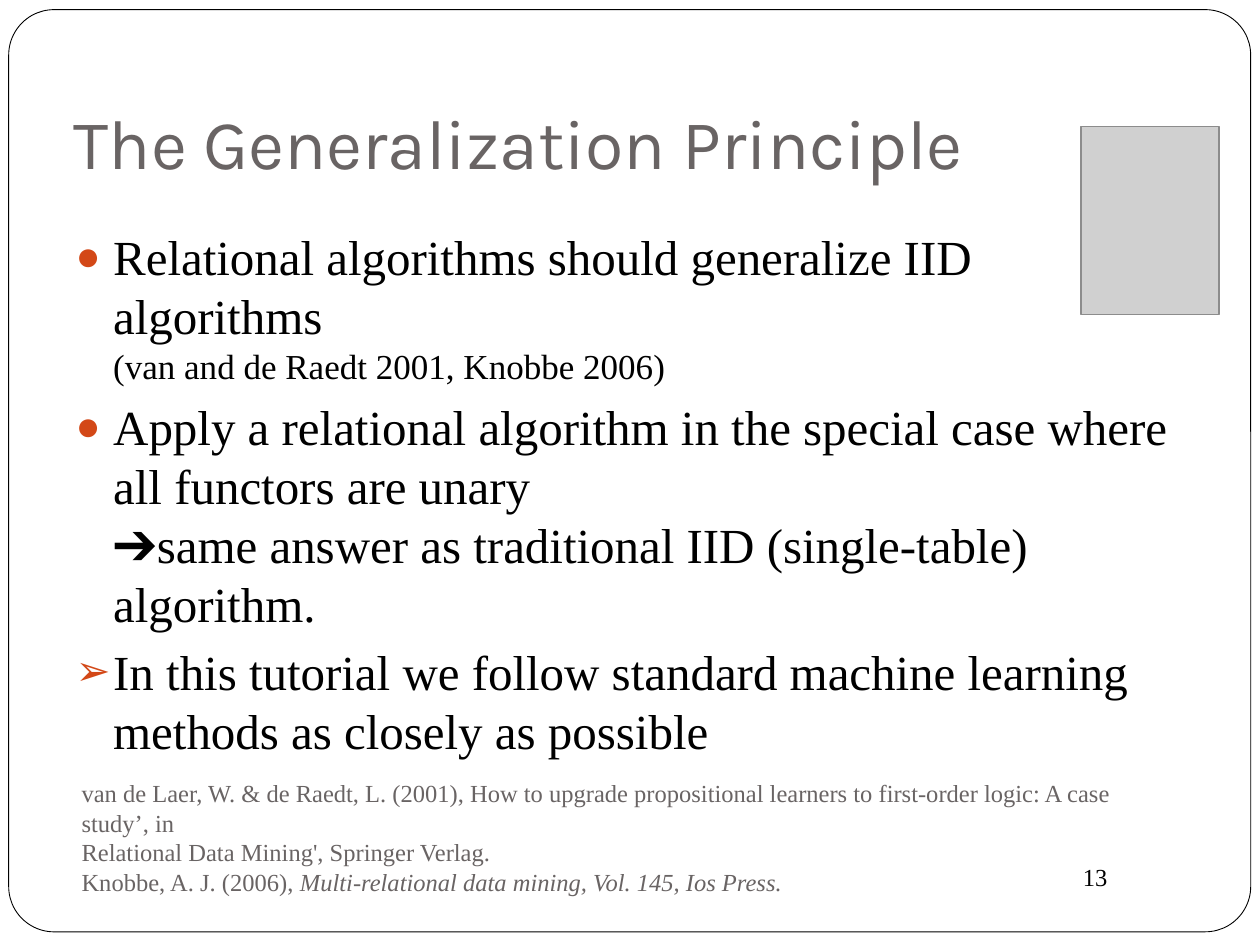
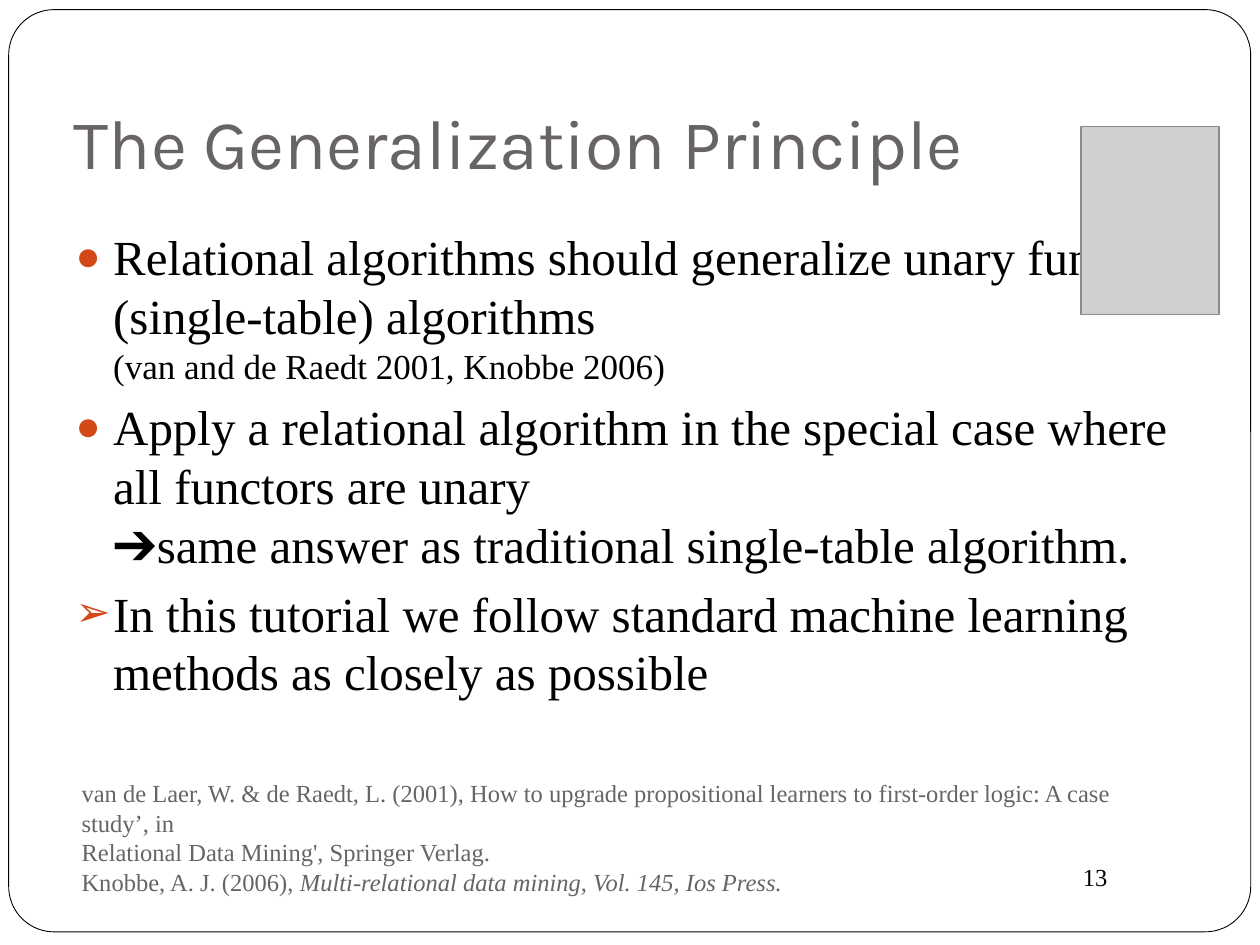
Before and after one commit to oschulte/srl-tutorial-slides, a slide deck: slide 13 of ch1-data.pptx. Drawn at 1260x945 pixels with LibreOffice and Linux fonts; fonts in the diff are those of the drawing; grey boxes stand for pictures. Boxes give left, top, right and bottom in pixels: in the first picture for what was removed or moved away, otherwise in the second. Text is boxed around its words. In the diff, an @@ line names an element or a change of style, - is before the commit and + after.

```diff
--- a/ch1-data.pptx
+++ b/ch1-data.pptx
@@ text at box(113, 237, 1168, 573): text changed @@
-● Relational algorithms should generalize IID algorithms
-  (van and de Raedt 2001, Knobbe 2006)
-● Apply a relational algorithm in the special case where all functors are unary
-  ➔same answer as traditional IID (single-table) algorithm.
+● Relational algorithms should generalize unary functor (single-table) algorithms
+  (van and de Raedt 2001, Knobbe 2006)
+● Apply a relational algorithm in the special case where all functors are unary
+  ➔same answer as traditional single-table algorithm.
```
Also in this commit, not shown: 4 other slides changed, 1 slide added, 6 other files.
